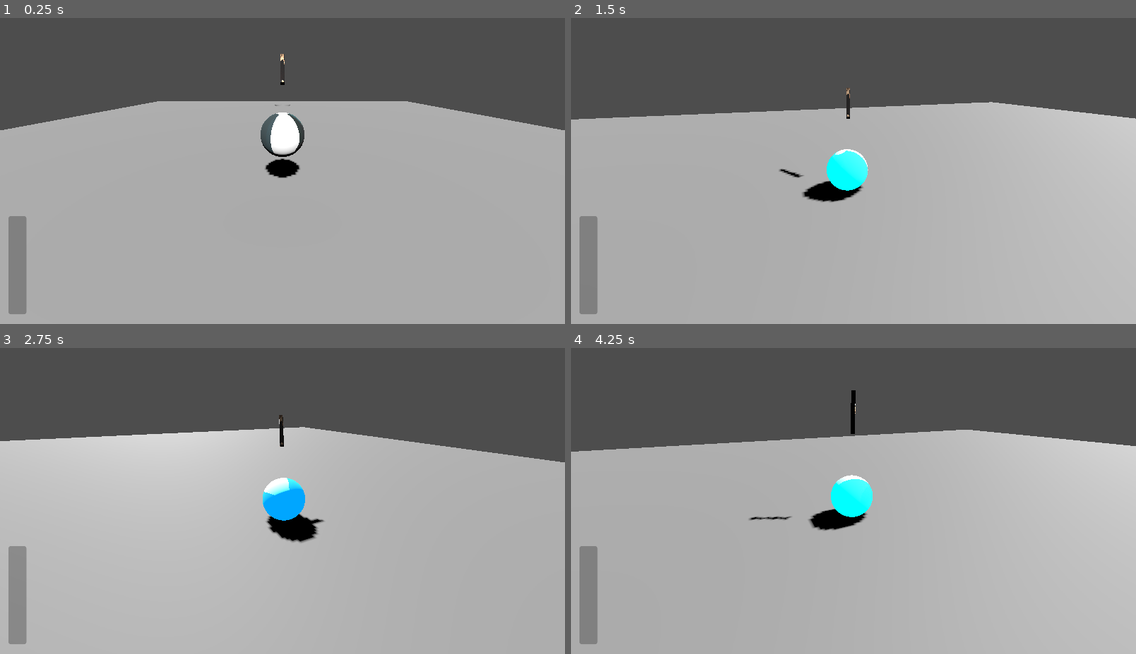
Above: before the commit, frames 1-4 (two rows, left to right).
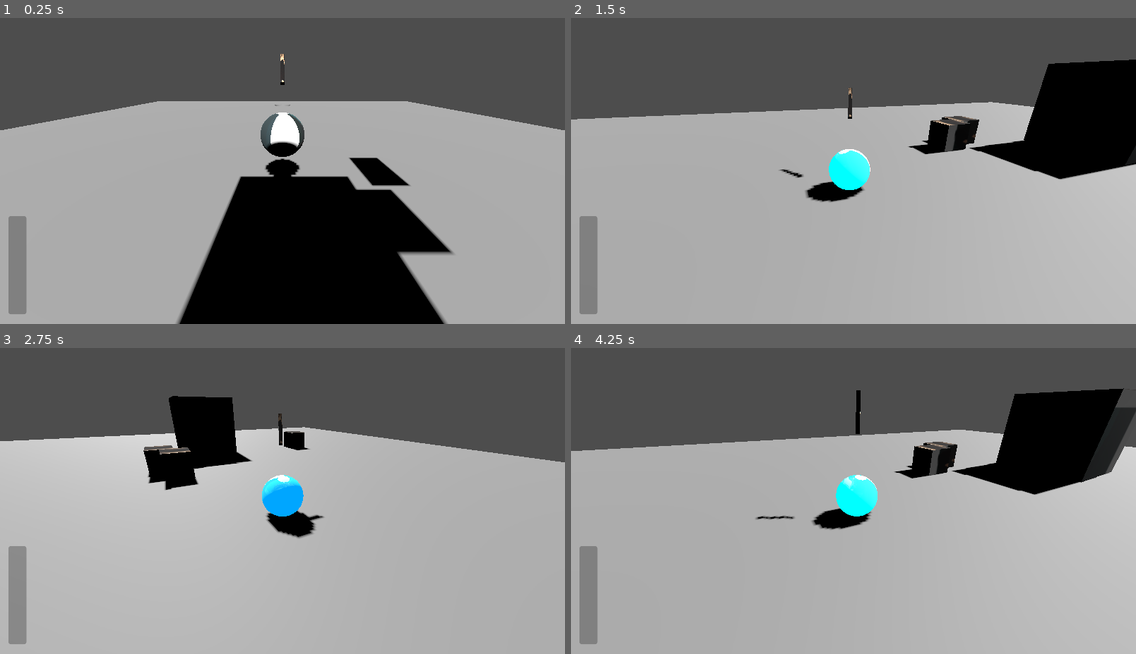
Above: after the commit, the same moments.

Repository: Eryans/Godot-Golf-Game
Game: Godot game, scene res://scenes/main.tscn
Two runs of this game, one before a commit and one after it. Both use one fixed random seed, a clock stepped at 60 frames per second and the inputs below.
Inputs:
- Up to frame 1 (0.25 s): no input
- Up to frame 2 (1.5 s): tap Enter (ui_accept) at 0.5, 0.77 s; hold Right (ui_right) 0.53-1.28 s; hold Shift (slow_down) from 1.28 s (still down)
- Up to frame 3 (2.75 s): tap Enter (ui_accept) at 1.52 s; release Shift (slow_down) at 2.03 s; hold Right (ui_right) from 2.03 s (still down)
- Up to frame 4 (4.25 s): release Right (ui_right) at 2.78 s; hold Up (ui_up) 2.78-3.53 s; tap Enter (ui_accept) at 3.02, 3.77 s; hold Left (ui_left) from 3.53 s (still down)

The runs differ from the first frame. In frame 1, 19% of the frame differs, in the area x 31-81%, y 40-100%; in frame 2, 8.4%; in frame 3, 4.4%; in frame 4, 8.5%.

Commit message:
refactor(prototype): :recycle: better handling of slowing down mechanic

Diff:
--- a/scenes/main.tscn
+++ b/scenes/main.tscn
@@ -1,10 +1,20 @@
-[gd_scene load_steps=8 format=3 uid="uid://cf5l6sxpfcxt"]
+[gd_scene load_steps=12 format=3 uid="uid://cf5l6sxpfcxt"]
 
 [ext_resource type="Script" path="res://scripts/UI.gd" id="1_4eg21"]
 [ext_resource type="Texture2D" uid="uid://cyo6yoav5x1pr" path="res://Fred détouré.png" id="2_4bcfm"]
 [ext_resource type="Script" path="res://scripts/BallDirection.gd" id="2_6riip"]
 [ext_resource type="PackedScene" uid="uid://c6u66bke3srh7" path="res://scenes/player.tscn" id="2_7tjlq"]
 [ext_resource type="PackedScene" uid="uid://d4ca5mjgqe568" path="res://scenes/camera_support.tscn" id="4_p6wwd"]
+
+[sub_resource type="PhysicsMaterial" id="PhysicsMaterial_740dh"]
+bounce = 0.25
+
+[sub_resource type="BoxShape3D" id="BoxShape3D_ntfn6"]
+
+[sub_resource type="BoxMesh" id="BoxMesh_mvmyl"]
+
+[sub_resource type="StandardMaterial3D" id="StandardMaterial3D_sb7sl"]
+albedo_texture = ExtResource("2_4bcfm")
 
 [sub_resource type="BoxMesh" id="BoxMesh_1efte"]
 size = Vector3(0.1, 0.1, 1)
@@ -44,6 +54,53 @@
 operation = 2
 radius = 0.854215
 
+[node name="RigidBody3D" type="RigidBody3D" parent="CSGCombiner3D"]
+transform = Transform3D(-4.37114e-08, 0, 1, 0, 1, 0, -1, 0, -4.37114e-08, 0.311502, 7.666, 9.64331)
+mass = 5.0
+physics_material_override = SubResource("PhysicsMaterial_740dh")
+
+[node name="CollisionShape3D" type="CollisionShape3D" parent="CSGCombiner3D/RigidBody3D"]
+transform = Transform3D(3, 0, 0, 0, 3, 0, 0, 0, 3, 0, 0, 0)
+shape = SubResource("BoxShape3D_ntfn6")
+
+[node name="MeshInstance3D" type="MeshInstance3D" parent="CSGCombiner3D/RigidBody3D"]
+transform = Transform3D(3, 0, 0, 0, 3, 0, 0, 0, 3, 0, 0, 0)
+mesh = SubResource("BoxMesh_mvmyl")
+surface_material_override/0 = SubResource("StandardMaterial3D_sb7sl")
+
+[node name="RigidBody3D2" type="RigidBody3D" parent="CSGCombiner3D"]
+transform = Transform3D(1, 0, 0, 0, 1, 0, 0, 0, 1, -5.21111, 3.25519, 8.01032)
+mass = 0.1
+
+[node name="CollisionShape3D" type="CollisionShape3D" parent="CSGCombiner3D/RigidBody3D2"]
+shape = SubResource("BoxShape3D_ntfn6")
+
+[node name="MeshInstance3D" type="MeshInstance3D" parent="CSGCombiner3D/RigidBody3D2"]
+mesh = SubResource("BoxMesh_mvmyl")
+surface_material_override/0 = SubResource("StandardMaterial3D_sb7sl")
+
+[node name="RigidBody3D3" type="RigidBody3D" parent="CSGCombiner3D"]
+transform = Transform3D(1, 0, 0, 0, 1, 0, 0, 0, 1, 2.1407, 3.65837, 4.35976)
+mass = 0.1
+
+[node name="CollisionShape3D" type="CollisionShape3D" parent="CSGCombiner3D/RigidBody3D3"]
+shape = SubResource("BoxShape3D_ntfn6")
+
+[node name="MeshInstance3D" type="MeshInstance3D" parent="CSGCombiner3D/RigidBody3D3"]
+mesh = SubResource("BoxMesh_mvmyl")
+surface_material_override/0 = SubResource("StandardMaterial3D_sb7sl")
+
+[node name="RigidBody3D4" type="RigidBody3D" parent="CSGCombiner3D"]
+transform = Transform3D(1, 0, 0, 0, 1, 0, 0, 0, 1, 2.74275, 6.74947, 5.27362)
+mass = 0.1
+
+[node name="CollisionShape3D" type="CollisionShape3D" parent="CSGCombiner3D/RigidBody3D4"]
+shape = SubResource("BoxShape3D_ntfn6")
+
+[node name="MeshInstance3D" type="MeshInstance3D" parent="CSGCombiner3D/RigidBody3D4"]
+mesh = SubResource("BoxMesh_mvmyl")
+surface_material_override/0 = SubResource("StandardMaterial3D_sb7sl")
+
 [node name="Player" parent="." node_paths=PackedStringArray("camera_support") instance=ExtResource("2_7tjlq")]
 transform = Transform3D(1, 0, 0, 0, 1, 0, 0, 0, 1, 0, 1.64288, 0)
 accumulation_speed = 5.0
--- a/scripts/player.gd
+++ b/scripts/player.gd
@@ -70,6 +70,7 @@
 			if accumulation_force >= player_data.max_force:
 				accumulation_force = player_data.max_force
 			accumulation_force_changed.emit(accumulation_force)
+
 		if Input.is_action_just_released("ui_accept"):
 			accumulation_force_dropped.emit()
 			var impulse_strength: float = accumulation_force
@@ -77,8 +78,18 @@
 			can_shoot = false
 			timer.start()
 			accumulation_force = 0
-	if Input.is_action_pressed("slow_down") && floor(linear_velocity.length()) > 0:
-		apply_central_impulse(-linear_velocity * (slow_down_force * delta))
+
+	var horizontal_velocity = linear_velocity
+	horizontal_velocity.y = 0  # Annule la composante Y pour conserver l'effet de la gravité
+
+	if Input.is_action_pressed("slow_down") && horizontal_velocity.length() > 0:
+		apply_central_impulse(-horizontal_velocity * (slow_down_force * delta))
+		# Vérifiez si la vitesse horizontale est presque nulle
+		if horizontal_velocity.length() < 1:
+			horizontal_velocity = Vector3.ZERO
+			linear_velocity.x = 0
+			linear_velocity.z = 0  # Annule les composantes X et Z, mais conserve la composante Y
+
 
 
 func on_timer_timeout() -> void:
